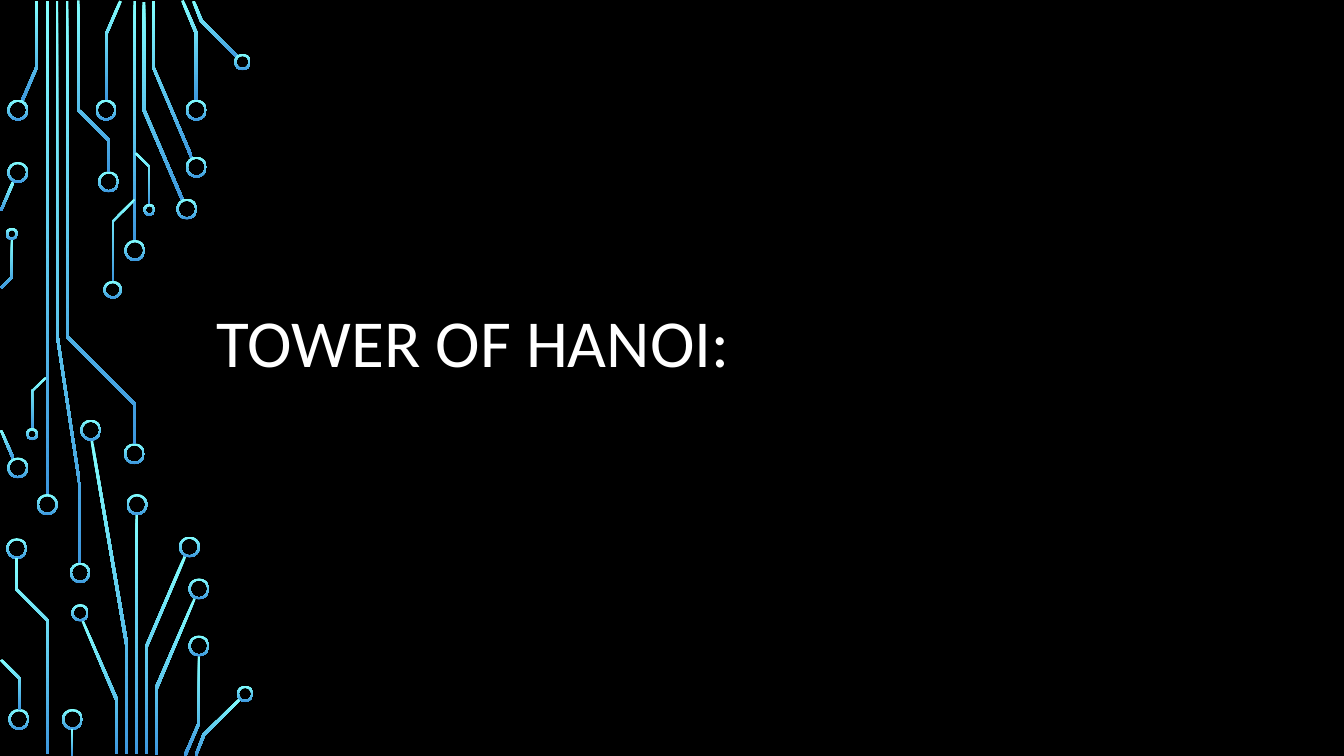
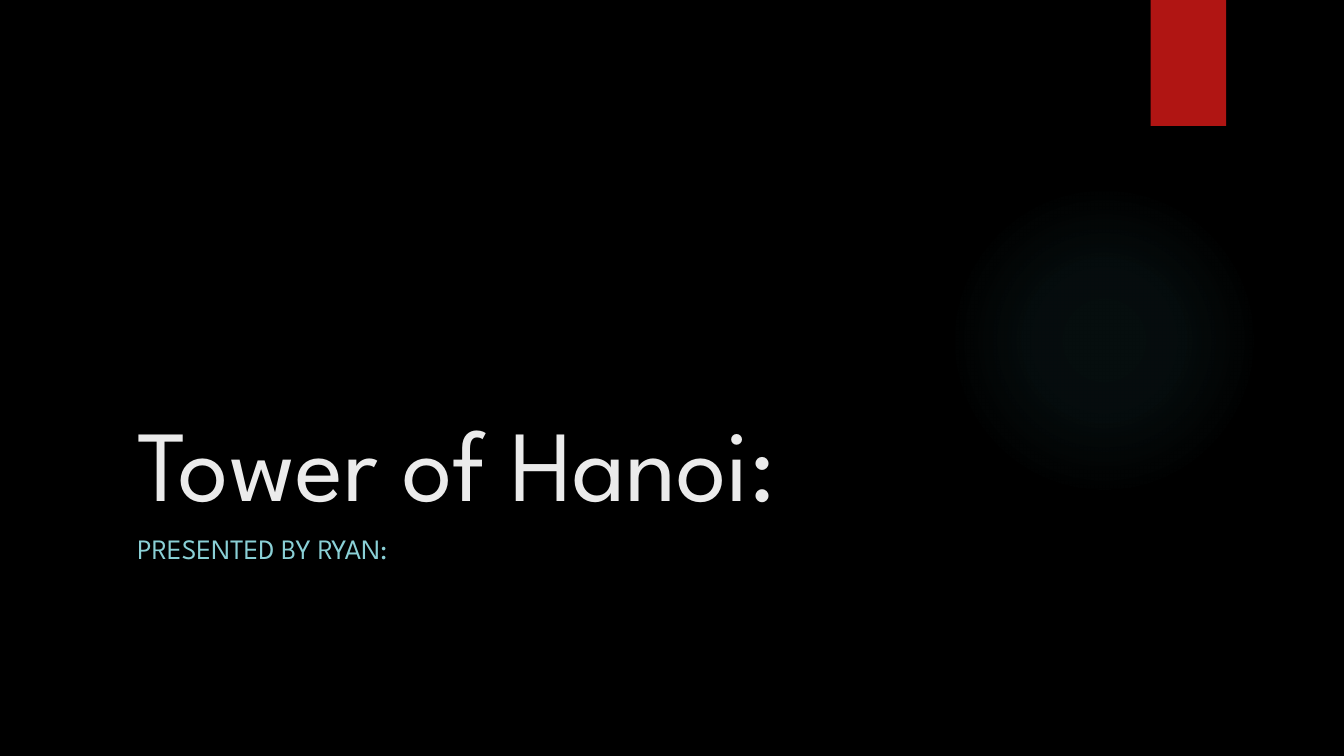
Before and after one commit to IgnitionOrk/SCaR_Arcade, a slide deck: slide 8 of SCaRArcade.pptx (slide 7 before the commit). Drawn at 1344x756 pixels with LibreOffice and Linux fonts; fonts in the diff are those of the drawing; background and template pictures are left out. Boxes give left, top, right and bottom in pixels: in the first picture for what was removed or moved away, otherwise in the second. Text is boxed around its words. In the diff, an @@ line names an element or a change of style, - is before the commit and + after.

```diff
--- a/SCaRArcade.pptx
+++ b/SCaRArcade.pptx
@@ rectangle added at [1150,0,1226,126], fill #B01513 @@
@@ title at [137,430,776,503]: text changed; size 48 to 72 pt; font Calibri to League Spartan; text colour #FFFFFF to #EBEBEB @@
-TOWER OF HANOI:
+Tower of Hanoi:
@@ group removed at [0,0,254,756]: 50 freeform shapes, 4 rectangles @@
@@ subtitle added at [137,540,388,560], 20 pt, text #8AD0D6 @@
+PRESENTED BY RYAN:
```
Also in this commit, not shown: 8 other slides changed, 2 slides added, 2 slides removed.
